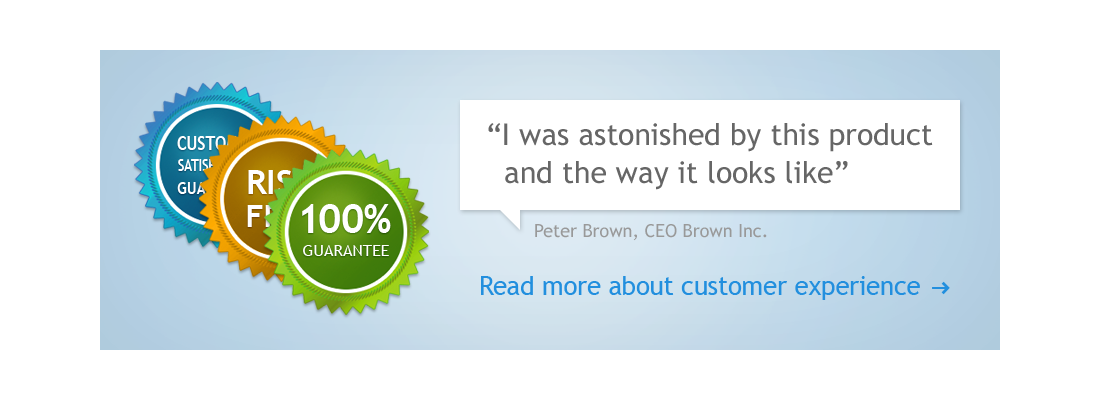
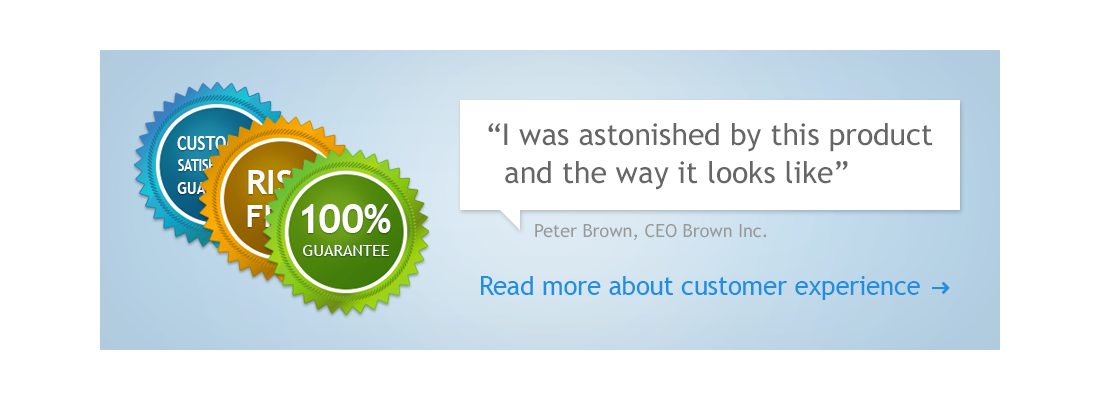
Revision of a layered 1100px x 400px image; what changed, layer by layer:
hid "Layer 196" over [177, 123, 945, 300]
